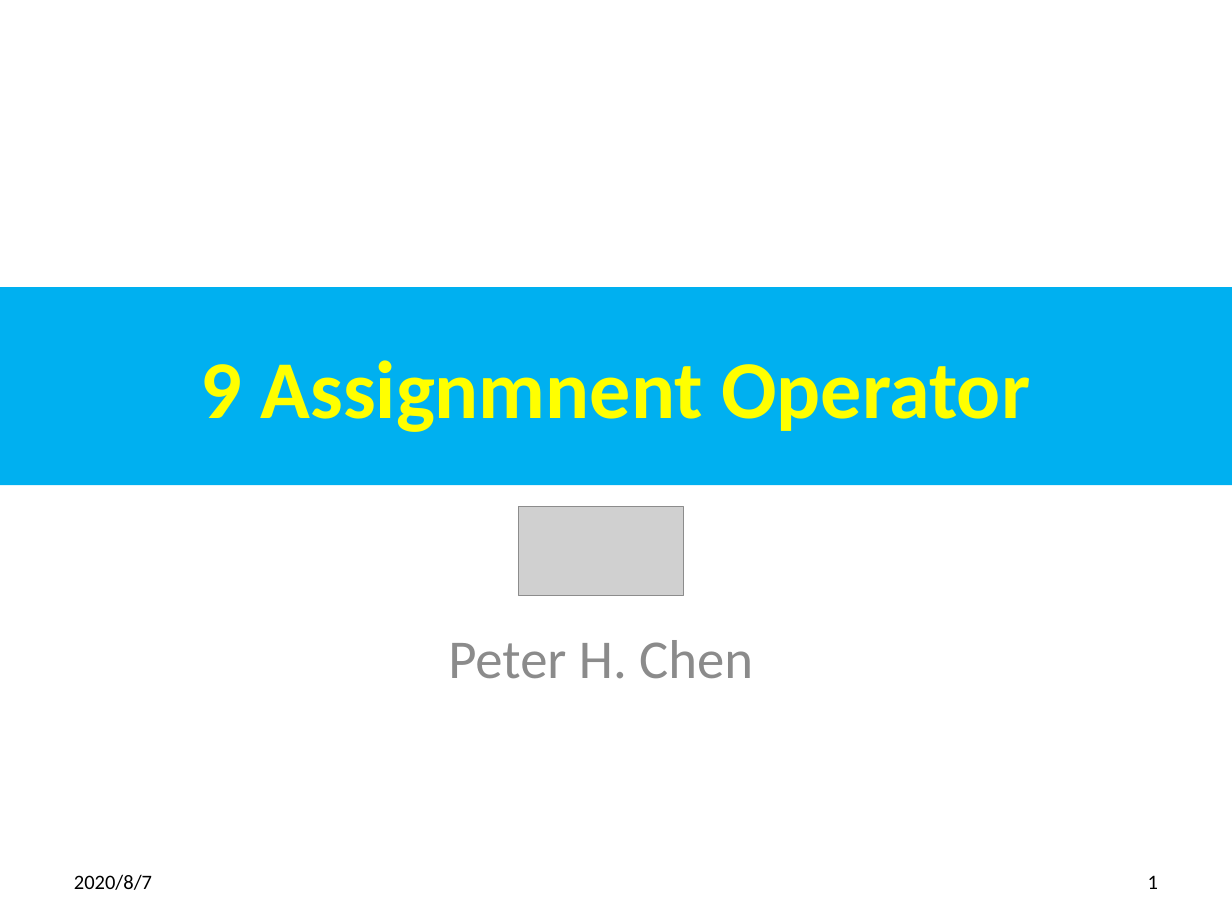
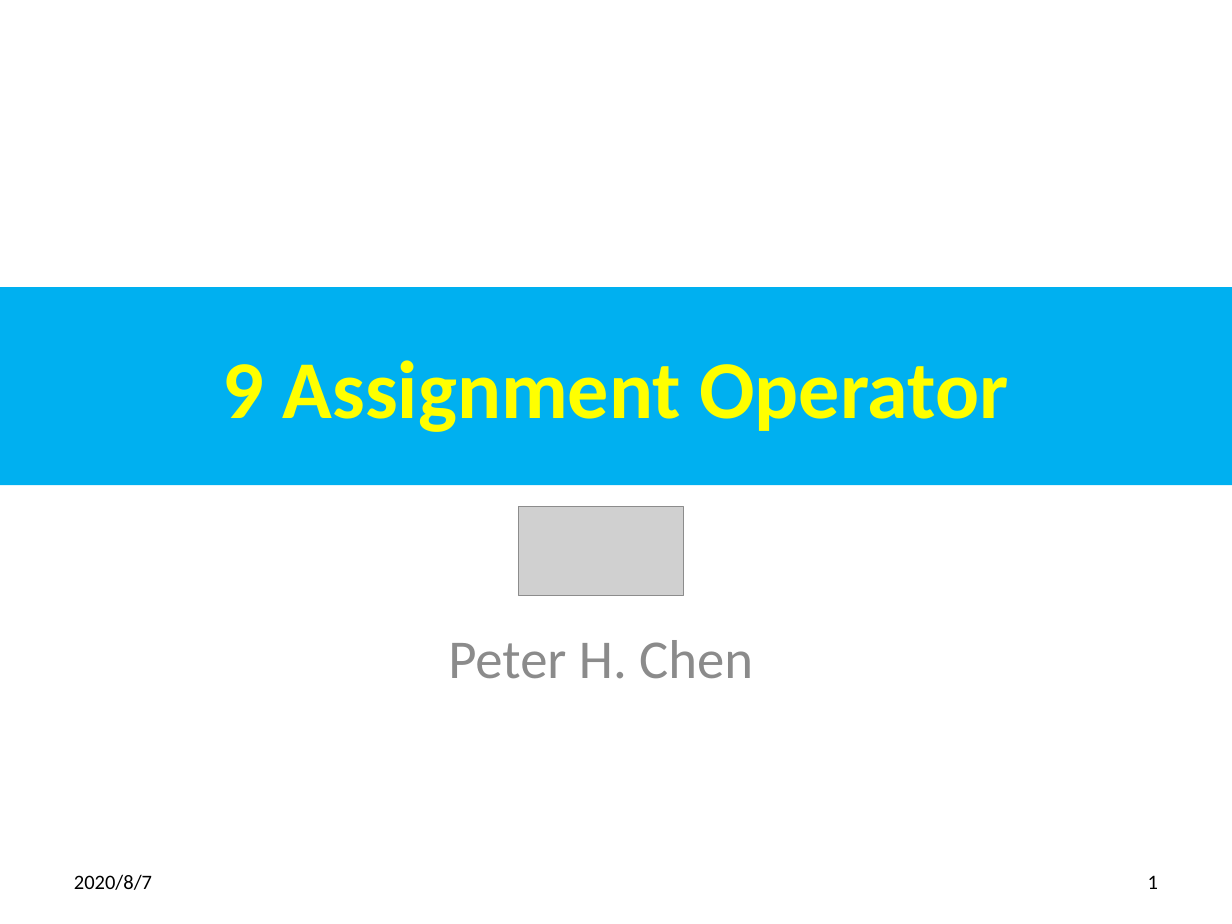
Before and after one commit to peterhchen/900_PHP_Proj, a slide deck: slide 1 of 09_Assign.pptx. Drawn at 1232x924 pixels with LibreOffice and Linux fonts; fonts in the diff are those of the drawing; grey boxes stand for pictures. Boxes give left, top, right and bottom in pixels: in the first picture for what was removed or moved away, otherwise in the second. Text is boxed around its words. In the diff, an @@ line names an element or a change of style, - is before the commit and + after.

```diff
--- a/09_Assign.pptx
+++ b/09_Assign.pptx
@@ title at (x1=223, y1=360, x2=1008, y2=432): text changed @@
-9 Assignmnent Operator
+9 Assignment Operator
```
Also in this commit, not shown: 2 other files.
